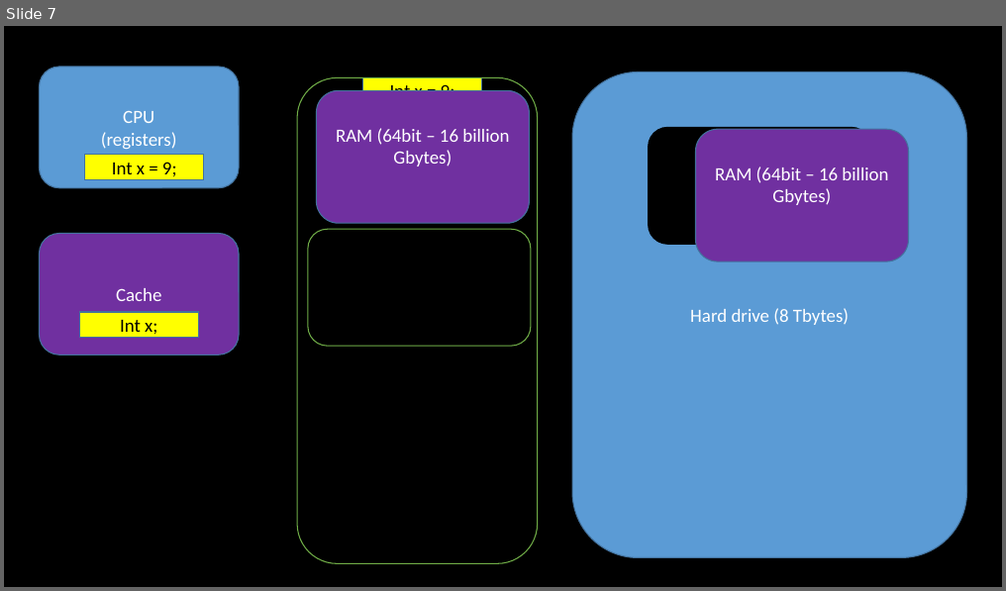
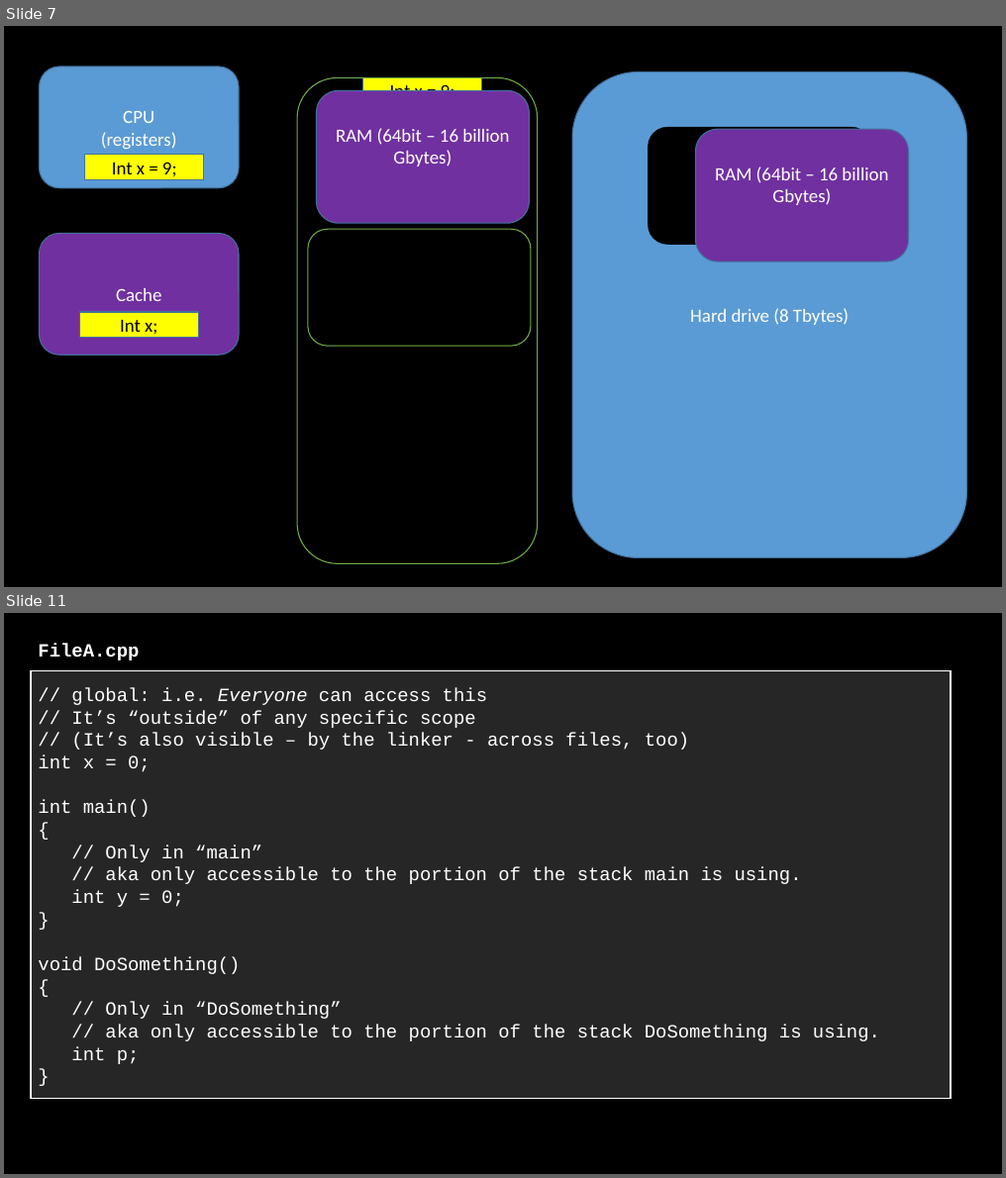
Before and after one commit to Valpz1130/1156_W2021, a slide deck: Day to Day/W05-6 (February 16+18)/W06_Functions_Methods_passing_returning.pptx. Shown one above the other, each under a label of ours: slide 7 before the commit, slides 7 and 11 after it; the slides between them are not shown. The pictures are 1006x591 and 1006x1178 pixels, drawn with LibreOffice and Linux fonts; fonts in the diff are those of the drawing. Boxes give left, top, right and bottom in pixels: in the first picture for what was removed or moved away, otherwise in the second. Text is boxed around its words. In the diff, an @@ line names an element or a change of style, - is before the commit and + after.

```diff
--- a/Day to Day/W05-6 (February 16+18)/W06_Functions_Methods_passing_returning.pptx
+++ b/Day to Day/W05-6 (February 16+18)/W06_Functions_Methods_passing_returning.pptx
@@ slide 11 added at (4, 613, 1002, 1174), background #000000 @@
@@ rectangle added at (31, 671, 951, 1099), fill #262626, outline #FFFFFF 1.5 pt, 18 pt, text #FFFFFF @@
+FileA.cpp
+// global: i.e. Everyone can access this
+// It’s “outside” of any specific scope
+// (It’s also visible – by the linker - across files, too)
+int x = 0;
+int main()
+{
+// Only in “main”
+// aka only accessible to the portion of the stack main is using.
+int y = 0;
+}
+void DoSomething()
+{
+// Only in “DoSomething”
+// aka only accessible to the portion of the stack DoSomething is using.
+int p;
+}
```
Also in this commit, not shown: 21 other slides added, 12 other files.
